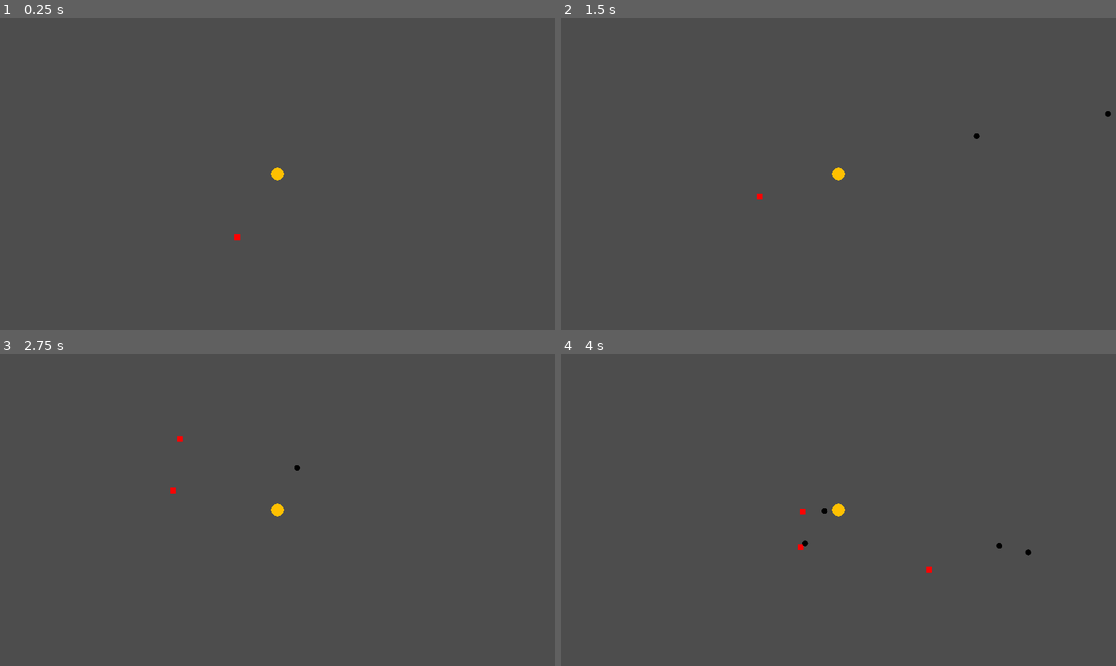
Above: before the commit, frames 1-4 (two rows, left to right).
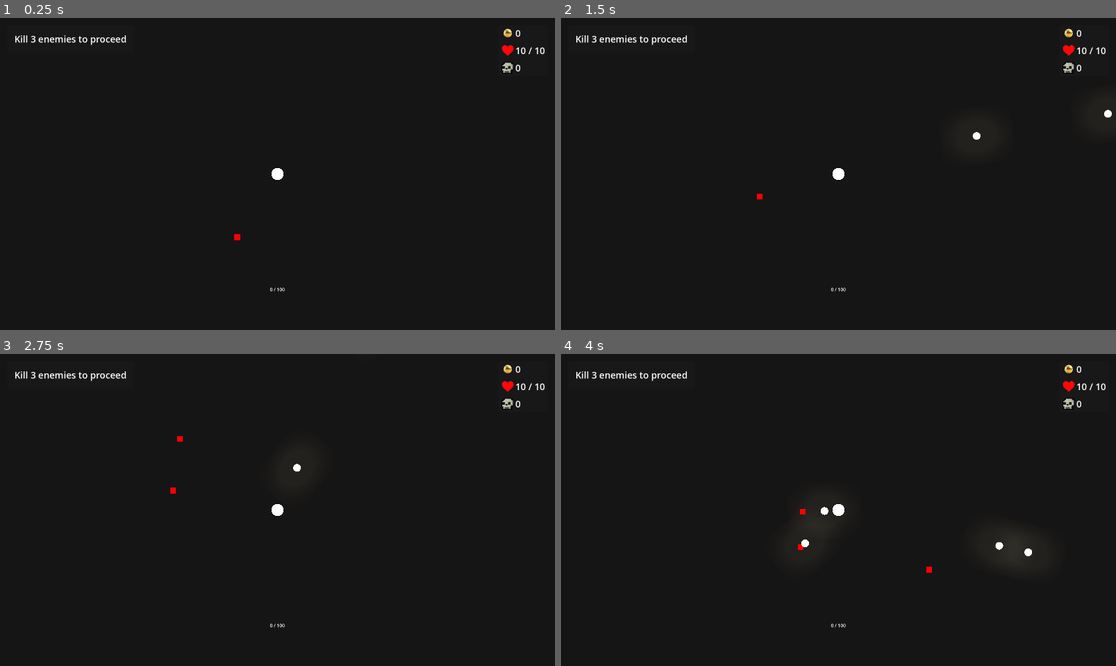
Above: after the commit, the same moments.

Repository: aiden10/towertide
Game: Godot game, scene res://Arena/arena.tscn
The game is run twice, just before and just after one commit, with the same random seed, the same clock (stepped at 60 frames per second) and the same inputs.
Inputs (mouse positions are in pixels of both pictures, inside the frame that each line leads up to):
- Up to frame 1 (0.25 s): no input
- Up to frame 2 (1.5 s): tap Enter at 0.5 s; move the mouse to (960, 158) at 0.52 s; press the mouse at (960, 158) at 0.53 s; hold D (right) 0.53-1.28 s; move the mouse to (727, 189) at 1.27 s; release the mouse at (727, 189) at 1.28 s; hold S (down) from 1.28 s (still down); click (727, 189) at 1.35 s
- Up to frame 3 (2.75 s): move the mouse to (333, 441) at 2.02 s; release S (down) at 2.03 s; press the mouse at (333, 441) at 2.03 s; hold D (right) from 2.03 s (still down)
- Up to frame 4 (4 s): move the mouse to (810, 572) at 2.77 s; release D (right) at 2.78 s; release the mouse at (810, 572) at 2.78 s; hold W (up) 2.78-3.53 s; click (810, 572) at 2.85 s; move the mouse to (1005, 556) at 3.52 s; press the mouse at (1005, 556) at 3.53 s; hold A (left) from 3.53 s (still down)

The runs differ from the first frame. In frame 1, 100% of the frame differs, in the area x 0-100%, y 0-100%; in frame 2, 100%; in frame 3, 100%; in frame 4, 100%.

Commit message:
black background, bullet glow

Diff:
--- a/Arena/arena.gd
+++ b/Arena/arena.gd
@@ -2,8 +2,9 @@
 
 var spawn_cooldown = 0
 var timer = 0
+
 @onready var player = $Player
-
+@onready var background: Sprite2D = $Background
 @export var enemy_scenes: Array[PackedScene]
 @export var door_scene: PackedScene
 @export var spawn_radius: float
@@ -12,12 +13,14 @@
 
 func _ready() -> void:
 	EventBus.arena_spawn.connect(add_to_arena)
-	EventBus.level_clear.connect(start_new_level)
+	EventBus.level_exited.connect(start_new_level)
+	var remote = player.get_node("RemoteTransform2D")
+	remote.remote_path = remote.get_path_to(background)
 
 func _process(delta: float) -> void:
 	check_clear_condition()
 	if timer <= 0:
-		if GameState.level >= 1:
+		if PlayerState.level >= 1:
 			var enemy_scene = enemy_scenes.pick_random()
 			var enemy_position = Utils.get_random_position_in_radius(player.position, spawn_radius)
 			var enemy = enemy_scene.instantiate()
@@ -30,7 +33,8 @@
 	timer -= delta
 
 func check_clear_condition() -> void:
-	if GameState.enemies_killed >= GameState.clear_condition and not door_spawned:
+	if PlayerState.enemies_killed >= PlayerState.clear_condition and not door_spawned:
+		EventBus.level_cleared.emit()
 		door_spawned = true
 		var door = door_scene.instantiate()
 		var door_position = Utils.get_random_position_in_radius(player.position, door_spawn_radius)
@@ -41,7 +45,7 @@
 	call_deferred("add_child", child)
 
 func start_new_level() -> void:
-	GameState.level += 1
-	GameState.enemies_killed = 0
-	GameState.clear_condition = GameState.level * 100
-	get_tree().change_scene_to_packed(Scenes.shop_scene)
+	PlayerState.level += 1
+	PlayerState.enemies_killed = 0
+	PlayerState.clear_condition = PlayerState.level * 100
+	get_tree().call_deferred("change_scene_to_packed", Scenes.shop_scene)
--- a/Arena/arena.tscn
+++ b/Arena/arena.tscn
@@ -1,9 +1,11 @@
-[gd_scene load_steps=5 format=3 uid="uid://bx66d1earu3rb"]
+[gd_scene load_steps=7 format=3 uid="uid://bx66d1earu3rb"]
 
 [ext_resource type="Script" path="res://Arena/arena.gd" id="1_5n0be"]
 [ext_resource type="PackedScene" uid="uid://dqfbffxeidvhr" path="res://Player/Player.tscn" id="1_iy5w2"]
 [ext_resource type="PackedScene" uid="uid://l2perbaghgnm" path="res://Door/Door.tscn" id="3_cuvm2"]
 [ext_resource type="PackedScene" uid="uid://onunwggusljt" path="res://Enemies/Basic/BasicEnemy.tscn" id="4_5ndg3"]
+[ext_resource type="Texture2D" uid="uid://dbptxtjcgtb5s" path="res://sprites/background.png" id="4_ttpg6"]
+[ext_resource type="PackedScene" uid="uid://cmnf66ocvlno0" path="res://Overlay/Overlay.tscn" id="5_0u82s"]
 
 [node name="Arena" type="Node2D"]
 script = ExtResource("1_5n0be")
@@ -12,4 +14,15 @@
 spawn_radius = 350.0
 door_spawn_radius = 350.0
 
+[node name="Background" type="Sprite2D" parent="."]
+scale = Vector2(47.18, 27.5)
+texture = ExtResource("4_ttpg6")
+
 [node name="Player" parent="." instance=ExtResource("1_iy5w2")]
+
+[node name="Overlay" parent="." instance=ExtResource("5_0u82s")]
+anchors_preset = 0
+anchor_right = 0.0
+anchor_bottom = 0.0
+grow_horizontal = 1
+grow_vertical = 1
--- a/Door/door.gd
+++ b/Door/door.gd
@@ -10,4 +10,4 @@
 
 func door_entered() -> void:
 	queue_free()
-	EventBus.level_clear.emit()
+	EventBus.level_exited.emit()
--- a/Enemies/Basic/basic_enemy.gd
+++ b/Enemies/Basic/basic_enemy.gd
@@ -1,6 +1,4 @@
 extends Enemy
-
-@export var drop_scenes: Array[PackedScene]
 
 func _ready() -> void:
 	health = 3
@@ -9,6 +7,7 @@
 	projectile_speed = 300
 	firerate_cooldown = 1.5
 	distance_threshold = 200
-	drops = drop_scenes
-	drop_range = 15
-	drop_count = 1
+	gold_drop_range = 15
+	xp_drop_range = 50
+	gold_drop_count = 1
+	xp_drop_count = 5
--- a/Enemy/enemy.gd
+++ b/Enemy/enemy.gd
@@ -7,8 +7,10 @@
 var projectile_speed: float
 var firerate_cooldown: float
 var distance_threshold: int
-var drops: Array[PackedScene]
-var drop_range: float
+var gold_drop_count: int
+var xp_drop_count: int
+var xp_drop_range: int
+var gold_drop_range: float
 var drop_count: int
 
 func _physics_process(_delta: float) -> void:
@@ -20,12 +22,17 @@
 		on_death()
 
 func on_death() -> void:
-	for i in range(drop_count):
-		var drop_position = Utils.get_random_position_in_radius(position, drop_range)
-		var drop = drops.pick_random().instantiate()
-		drop.position = drop_position
-		EventBus.arena_spawn.emit(drop)
+	for i in range(gold_drop_count):
+		var drop_position = Utils.get_random_position_in_radius(position, gold_drop_range)
+		var gold = Scenes.gold_scene.instantiate()
+		gold.position = drop_position
+		EventBus.arena_spawn.emit(gold)
 
-	GameState.enemies_killed += 1
-	print("Enemies Killed: ", GameState.enemies_killed)
+	for i in range(xp_drop_count):
+		var drop_position = Utils.get_random_position_in_radius(position, xp_drop_range)
+		var xp = Scenes.xp_scene.instantiate()
+		xp.position = drop_position
+		EventBus.arena_spawn.emit(xp)
+
+	PlayerState.enemies_killed += 1
 	queue_free()
--- a/Overlay/Overlay.tscn
+++ b/Overlay/Overlay.tscn
@@ -1,4 +1,9 @@
-[gd_scene format=3 uid="uid://cmnf66ocvlno0"]
+[gd_scene load_steps=5 format=3 uid="uid://cmnf66ocvlno0"]
+
+[ext_resource type="Script" path="res://Overlay/overlay.gd" id="1_r8lhj"]
+[ext_resource type="Texture2D" uid="uid://eshbje6sgqao" path="res://sprites/coin.png" id="1_toj3v"]
+[ext_resource type="Texture2D" uid="uid://cydof6j3pclmi" path="res://sprites/heart.png" id="2_adl4l"]
+[ext_resource type="Texture2D" uid="uid://cjrsoi8mcp0l0" path="res://sprites/skull.png" id="3_jm3kv"]
 
 [node name="Overlay" type="Control"]
 layout_mode = 3
@@ -7,5 +12,104 @@
 anchor_bottom = 1.0
 grow_horizontal = 2
 grow_vertical = 2
+script = ExtResource("1_r8lhj")
 
 [node name="CanvasLayer" type="CanvasLayer" parent="."]
+
+[node name="StatsContainer" type="MarginContainer" parent="CanvasLayer"]
+anchors_preset = 1
+anchor_left = 1.0
+anchor_right = 1.0
+offset_left = -63.0
+offset_bottom = 40.0
+grow_horizontal = 0
+theme_override_constants/margin_top = 25
+theme_override_constants/margin_right = 25
+
+[node name="PanelContainer" type="PanelContainer" parent="CanvasLayer/StatsContainer"]
+layout_mode = 2
+
+[node name="MarginContainer" type="MarginContainer" parent="CanvasLayer/StatsContainer/PanelContainer"]
+layout_mode = 2
+theme_override_constants/margin_left = 10
+theme_override_constants/margin_top = 5
+theme_override_constants/margin_right = 10
+theme_override_constants/margin_bottom = 5
+
+[node name="GridContainer" type="GridContainer" parent="CanvasLayer/StatsContainer/PanelContainer/MarginContainer"]
+layout_mode = 2
+theme_override_constants/v_separation = 15
+columns = 2
+
+[node name="TextureRect" type="TextureRect" parent="CanvasLayer/StatsContainer/PanelContainer/MarginContainer/GridContainer"]
+layout_mode = 2
+texture = ExtResource("1_toj3v")
+expand_mode = 3
+
+[node name="GoldLabel" type="Label" parent="CanvasLayer/StatsContainer/PanelContainer/MarginContainer/GridContainer"]
+layout_mode = 2
+theme_override_font_sizes/font_size = 32
+
+[node name="TextureRect2" type="TextureRect" parent="CanvasLayer/StatsContainer/PanelContainer/MarginContainer/GridContainer"]
+layout_mode = 2
+texture = ExtResource("2_adl4l")
+expand_mode = 3
+
+[node name="HealthLabel" type="Label" parent="CanvasLayer/StatsContainer/PanelContainer/MarginContainer/GridContainer"]
+layout_mode = 2
+theme_override_font_sizes/font_size = 32
+
+[node name="TextureRect3" type="TextureRect" parent="CanvasLayer/StatsContainer/PanelContainer/MarginContainer/GridContainer"]
+layout_mode = 2
+texture = ExtResource("3_jm3kv")
+expand_mode = 4
+
+[node name="KillsLabel" type="Label" parent="CanvasLayer/StatsContainer/PanelContainer/MarginContainer/GridContainer"]
+layout_mode = 2
+theme_override_font_sizes/font_size = 32
+
+[node name="ClearConditionContainer" type="MarginContainer" parent="CanvasLayer"]
+offset_right = 40.0
+offset_bottom = 40.0
+theme_override_constants/margin_left = 25
+theme_override_constants/margin_top = 25
+
+[node name="PanelContainer" type="PanelContainer" parent="CanvasLayer/ClearConditionContainer"]
+layout_mode = 2
+
+[node name="MarginContainer" type="MarginContainer" parent="CanvasLayer/ClearConditionContainer/PanelContainer"]
+layout_mode = 2
+theme_override_constants/margin_left = 25
+theme_override_constants/margin_top = 25
+theme_override_constants/margin_right = 25
+theme_override_constants/margin_bottom = 25
+
+[node name="ClearConditionLabel" type="Label" parent="CanvasLayer/ClearConditionContainer/PanelContainer/MarginContainer"]
+layout_mode = 2
+theme_override_font_sizes/font_size = 32
+
+[node name="XPContainer" type="MarginContainer" parent="CanvasLayer"]
+anchors_preset = 7
+anchor_left = 0.5
+anchor_top = 1.0
+anchor_right = 0.5
+anchor_bottom = 1.0
+offset_left = -20.0
+offset_top = -54.0
+offset_right = 20.0
+grow_horizontal = 2
+grow_vertical = 0
+theme_override_constants/margin_bottom = 100
+
+[node name="VBoxContainer" type="VBoxContainer" parent="CanvasLayer/XPContainer"]
+layout_mode = 2
+theme_override_constants/separation = 25
+
+[node name="XPLabel" type="Label" parent="CanvasLayer/XPContainer/VBoxContainer"]
+layout_mode = 2
+horizontal_alignment = 1
+
+[node name="XPBar" type="ProgressBar" parent="CanvasLayer/XPContainer/VBoxContainer"]
+custom_minimum_size = Vector2(250, 0)
+layout_mode = 2
+show_percentage = false
--- /dev/null
+++ b/Overlay/overlay.gd
@@ -0,0 +1,26 @@
+extends Control
+
+@onready var gold_label: Label = $CanvasLayer/StatsContainer/PanelContainer/MarginContainer/GridContainer/GoldLabel
+@onready var health_label: Label = $CanvasLayer/StatsContainer/PanelContainer/MarginContainer/GridContainer/HealthLabel
+@onready var kills_label: Label = $CanvasLayer/StatsContainer/PanelContainer/MarginContainer/GridContainer/KillsLabel
+@onready var clear_condition_label: Label = $CanvasLayer/ClearConditionContainer/PanelContainer/MarginContainer/ClearConditionLabel
+@onready var xp_label: Label = $CanvasLayer/XPContainer/VBoxContainer/XPLabel
+@onready var xp_bar: ProgressBar = $CanvasLayer/XPContainer/VBoxContainer/XPBar
+
+## I either emit a signal each time one of these values changes, or I constantly call _process
+var level_clear = false
+
+func _ready() -> void:
+	EventBus.level_cleared.connect(func(): level_clear = not level_clear)
+
+func _process(delta: float) -> void:
+	gold_label.text = str(PlayerState.gold)
+	health_label.text = str(PlayerState.health) + " / " + str(PlayerState.max_hp)
+	kills_label.text = str(PlayerState.enemies_killed)
+	xp_label.text = str(PlayerState.xp) + " / " + str(PlayerState.level_up_condition)
+	xp_bar.max_value = PlayerState.level_up_condition
+	xp_bar.value = PlayerState.xp
+	if not level_clear:
+		clear_condition_label.text = "Kill " + str(PlayerState.clear_condition) + " enemies to proceed"
+	else:
+		clear_condition_label.text = "Enter the door to proceed to the shop"
--- a/Player/Player.tscn
+++ b/Player/Player.tscn
@@ -16,8 +16,8 @@
 shape = SubResource("CircleShape2D_jwrfn")
 
 [node name="Sprite2D" type="Sprite2D" parent="."]
-position = Vector2(2.38419e-06, -2.86102e-06)
-scale = Vector2(0.0496614, 0.0496054)
+position = Vector2(0.500003, 0.499998)
+scale = Vector2(0.139063, 0.139583)
 texture = ExtResource("1_33oy3")
 
 [node name="Area2D" type="Area2D" parent="."]
@@ -26,3 +26,7 @@
 shape = SubResource("CircleShape2D_l7xpc")
 
 [node name="Camera2D" type="Camera2D" parent="."]
+
+[node name="RemoteTransform2D" type="RemoteTransform2D" parent="."]
+update_rotation = false
+update_scale = false
--- a/Player/player.gd
+++ b/Player/player.gd
@@ -1,19 +1,18 @@
 extends CharacterBody2D
 
-var firerate_cooldown = PlayerConstants.DEFAULT_FIRERATE
-var firerate = firerate_cooldown
+var firerate_counter = PlayerState.firerate
 var can_shoot = true
-var health = PlayerConstants.PLAYER_HEALTH
-var damage = PlayerConstants.DEFAULT_DAMAGE
 
 signal clicked
 
 func _ready() -> void:
 	clicked.connect(shoot)
+	EventBus.xp_picked_up.connect(_on_xp_pickup)
+	EventBus.gold_picked_up.connect(_on_gold_pickup)
 
 func get_input():
 	var input_dir = Input.get_vector("left", "right", "up", "down")
-	velocity = input_dir * PlayerConstants.PLAYER_SPEED
+	velocity = input_dir * PlayerConstants.DEFAULT_PLAYER_SPEED
 	if Input.is_action_pressed("click"):
 		clicked.emit(get_global_mouse_position())
 
@@ -23,19 +22,37 @@
 	var collision = move_and_collide(velocity * delta)
 	if collision:
 		EventBus.collided.emit(collision.get_collider())
-	if firerate > 0:
-		firerate -= delta
-	if firerate <= 0:
+	if firerate_counter > 0:
+		firerate_counter -= delta
+	if firerate_counter <= 0:
 		can_shoot = true
-		firerate = firerate_cooldown
+		firerate_counter = PlayerState.firerate
 
 func shoot(mouse_position: Vector2):
 	if can_shoot:
+		GameState.player_projectiles = []
 		var bullet = Scenes.projectile_scene.instantiate()
 		bullet.position = position
-		bullet.start(mouse_position, PlayerConstants.PROJECTILE_SPEED, damage, "player")
+		bullet.start(mouse_position, PlayerState.projectile_speed, PlayerState.damage, "player")
 		EventBus.arena_spawn.emit(bullet)
 		can_shoot = false
 
 func take_damage(damage_taken: float):
-	health -= damage_taken
+	PlayerState.health -= damage_taken
+
+func level_up():
+	PlayerState.level += 1
+	PlayerState.xp = 0
+	PlayerState.level_up_condition = PlayerConstants.BASE_XP * (PlayerConstants.LEVEL_MULTIPLIER ** PlayerState.level)
+
+func _on_xp_pickup():
+	PlayerState.xp += 1
+	if PlayerState.xp >= PlayerState.level_up_condition:
+		level_up()
+
+func _on_gold_pickup():
+	PlayerState.gold += 1
+
+func apply_player_bullet_effects():
+	for bullet in GameState.player_projectiles:
+		pass
--- a/Player/player_constants.gd
+++ b/Player/player_constants.gd
@@ -1,7 +1,10 @@
 extends Node
 
-const PLAYER_SPEED = 300
-const DEFAULT_FIRERATE = 0.5
-const DEFAULT_DAMAGE = 1
-const PROJECTILE_SPEED = 1250
-const PLAYER_HEALTH = 10
+const DEFAULT_PLAYER_SPEED: int = 300
+const DEFAULT_FIRERATE: float = 0.5
+const DEFAULT_DAMAGE: int = 1
+const DEFAULT_PROJECTILE_SPEED: int = 1250
+const STARTING_PLAYER_HEALTH: int = 10
+const BASE_XP: int = 100
+const LEVEL_MULTIPLIER: float = 1.15
+const DEFAULT_LEVEL_UP_CONDITION: float = 100
--- a/Projectile/Projectile.tscn
+++ b/Projectile/Projectile.tscn
@@ -1,18 +1,36 @@
-[gd_scene load_steps=4 format=3 uid="uid://b522nu0e6viam"]
+[gd_scene load_steps=6 format=3 uid="uid://b522nu0e6viam"]
 
 [ext_resource type="Script" path="res://Projectile/projectile.gd" id="1_4b3qd"]
-[ext_resource type="Texture2D" uid="uid://dhfgvlb50dp4m" path="res://sprites/bullet.png" id="2_owc8n"]
+[ext_resource type="Texture2D" uid="uid://c1xeap2ne4w78" path="res://sprites/white.png" id="2_xfwra"]
 
-[sub_resource type="CircleShape2D" id="CircleShape2D_iil32"]
+[sub_resource type="CircleShape2D" id="CircleShape2D_hptwc"]
+radius = 14.0
+
+[sub_resource type="Gradient" id="Gradient_fh1aa"]
+offsets = PackedFloat32Array(0.383117, 1)
+colors = PackedColorArray(0.948233, 0.968444, 0.708395, 0.588235, 0, 0, 0, 0)
+
+[sub_resource type="GradientTexture2D" id="GradientTexture2D_lgopd"]
+gradient = SubResource("Gradient_fh1aa")
+fill = 1
+fill_from = Vector2(0.5, 0.5)
+metadata/_snap_enabled = true
 
 [node name="Projectile" type="Area2D"]
 script = ExtResource("1_4b3qd")
 
-[node name="CollisionShape2D" type="CollisionShape2D" parent="."]
-rotation = 1.5708
-shape = SubResource("CircleShape2D_iil32")
+[node name="Hitbox" type="CollisionShape2D" parent="."]
+shape = SubResource("CircleShape2D_hptwc")
+
+[node name="PointLight2D" type="PointLight2D" parent="."]
+scale = Vector2(3.96484, 3.09896)
+range_layer_min = -512
+range_layer_max = 512
+shadow_color = Color(1, 1, 1, 1)
+texture = SubResource("GradientTexture2D_lgopd")
 
 [node name="Sprite2D" type="Sprite2D" parent="."]
-position = Vector2(-3.57628e-07, 5.96046e-08)
-scale = Vector2(0.04, 0.04)
-texture = ExtResource("2_owc8n")
+light_mask = 1023
+position = Vector2(-0.124998, -0.124999)
+scale = Vector2(0.004625, 0.004625)
+texture = ExtResource("2_xfwra")
--- a/Projectile/projectile.gd
+++ b/Projectile/projectile.gd
@@ -6,10 +6,15 @@
 var shooter: String
 var damage: float
 
+@onready var sprite: Sprite2D = $Sprite2D
+
 func _ready() -> void:
 	area_entered.connect(_on_area_entered)
 
 func start(mouse_position: Vector2, projectile_speed: int, bullet_damage: int, origin: String) -> void:
+	if origin == "player":
+		GameState.player_projectiles.append(self)
+
 	speed = projectile_speed
 	damage = bullet_damage
 	shooter = origin
--- a/globals/event_bus.gd
+++ b/globals/event_bus.gd
@@ -2,4 +2,7 @@
 
 signal collided(collider)
 signal arena_spawn(child)
-signal level_clear
+signal level_exited
+signal level_cleared
+signal gold_picked_up
+signal xp_picked_up
--- a/globals/scenes.gd
+++ b/globals/scenes.gd
@@ -3,3 +3,5 @@
 var arena_scene: PackedScene = preload("res://Arena/arena.tscn")
 var shop_scene: PackedScene = preload("res://Shop/Shop.tscn")
 var projectile_scene: PackedScene = preload("res://Projectile/Projectile.tscn")
+var gold_scene: PackedScene = preload("res://pickups/Gold/Gold.tscn")
+var xp_scene: PackedScene = preload("res://pickups/XP/Xp.tscn")
--- a/pickups/Gold/gold.gd
+++ b/pickups/Gold/gold.gd
@@ -10,5 +10,5 @@
 	pickup_area.area_entered.connect(_pickup_range_entered)
 
 func on_pickup() -> void:
-	GameState.gold += 1
+	EventBus.gold_picked_up.emit()
 	queue_free()
--- a/pickups/XP/Xp.tscn
+++ b/pickups/XP/Xp.tscn
@@ -4,10 +4,10 @@
 [ext_resource type="Script" path="res://pickups/XP/xp.gd" id="1_ijt3n"]
 
 [sub_resource type="CircleShape2D" id="CircleShape2D_2ps3d"]
-radius = 43.0
+radius = 99.0
 
 [sub_resource type="CircleShape2D" id="CircleShape2D_hsjqc"]
-radius = 9.0
+radius = 13.0384
 
 [node name="Xp" type="Area2D" groups=["Pickups"]]
 script = ExtResource("1_ijt3n")
@@ -15,12 +15,11 @@
 [node name="CollisionShape2D" type="CollisionShape2D" parent="."]
 shape = SubResource("CircleShape2D_2ps3d")
 
-[node name="Sprite2D" type="Sprite2D" parent="."]
-position = Vector2(2.38419e-07, -2.38419e-07)
-scale = Vector2(0.0328125, 0.0321181)
-texture = ExtResource("1_1ge04")
-
 [node name="PickupArea" type="Area2D" parent="."]
 
 [node name="PickupHitbox" type="CollisionShape2D" parent="PickupArea"]
 shape = SubResource("CircleShape2D_hsjqc")
+
+[node name="Sprite2D" type="Sprite2D" parent="."]
+scale = Vector2(0.0777778, 0.0777778)
+texture = ExtResource("1_1ge04")
--- a/pickups/XP/xp.gd
+++ b/pickups/XP/xp.gd
@@ -3,12 +3,12 @@
 @onready var pickup_area: Area2D = $PickupArea
 
 func _ready() -> void:
-	speed = 150
+	speed = 300
 	type = PickupType.XP
 	pickup_distance = 25
 	area_entered.connect(_on_area_entered)
 	pickup_area.area_entered.connect(_pickup_range_entered)
 
 func on_pickup() -> void:
-	GameState.xp += 1
+	EventBus.xp_picked_up.emit()
 	queue_free()
--- a/project.godot
+++ b/project.godot
@@ -17,12 +17,13 @@
 
 [autoload]
 
-PlayerConstants="*res://Player/player_constants.gd"
 EventBus="*res://globals/event_bus.gd"
 EnemyConstants="*res://Enemy/enemy_constants.gd"
-GameState="*res://states/game_state.gd"
+PlayerConstants="*res://Player/player_constants.gd"
+PlayerState="*res://states/player_state.gd"
 Utils="*res://globals/utils.gd"
 Scenes="*res://globals/scenes.gd"
+GameState="*res://states/game_state.gd"
 
 [display]
 
--- a/states/game_state.gd
+++ b/states/game_state.gd
@@ -1,9 +1,3 @@
 extends Node
 
-var level: int = 1
-var gold: int = 0
-var xp: int = 0
-var arena: Node2D = null
-var enemies_killed: int = 0
-var clear_condition: int = 3
-var player_items: Array = []
+var player_projectiles: Array[Area2D] = []
--- /dev/null
+++ b/states/player_state.gd
@@ -0,0 +1,16 @@
+extends Node
+
+var level: int = 1
+var gold: int = 0
+var xp: int = 0
+var arena: Node2D = null
+var enemies_killed: int = 0
+var clear_condition: int = 3
+var player_items: Array = []
+var damage: int = PlayerConstants.DEFAULT_DAMAGE
+var speed: int = PlayerConstants.DEFAULT_PLAYER_SPEED
+var health: int = PlayerConstants.STARTING_PLAYER_HEALTH
+var max_hp: int = PlayerConstants.STARTING_PLAYER_HEALTH
+var firerate: float = PlayerConstants.DEFAULT_FIRERATE
+var projectile_speed: int = PlayerConstants.DEFAULT_PROJECTILE_SPEED
+var level_up_condition: int = PlayerConstants.DEFAULT_LEVEL_UP_CONDITION
Binary file added: sprites/background.png
Not shown, added: sprites/background.png.import
Binary file removed: sprites/bullet.png
Binary file changed: sprites/player.png
Binary file added: sprites/skull.png
Not shown, added: sprites/skull.png.import
Binary file added: sprites/white.png
Not shown, changed: sprites/white.png.import
Not shown, changed: todo.txt
